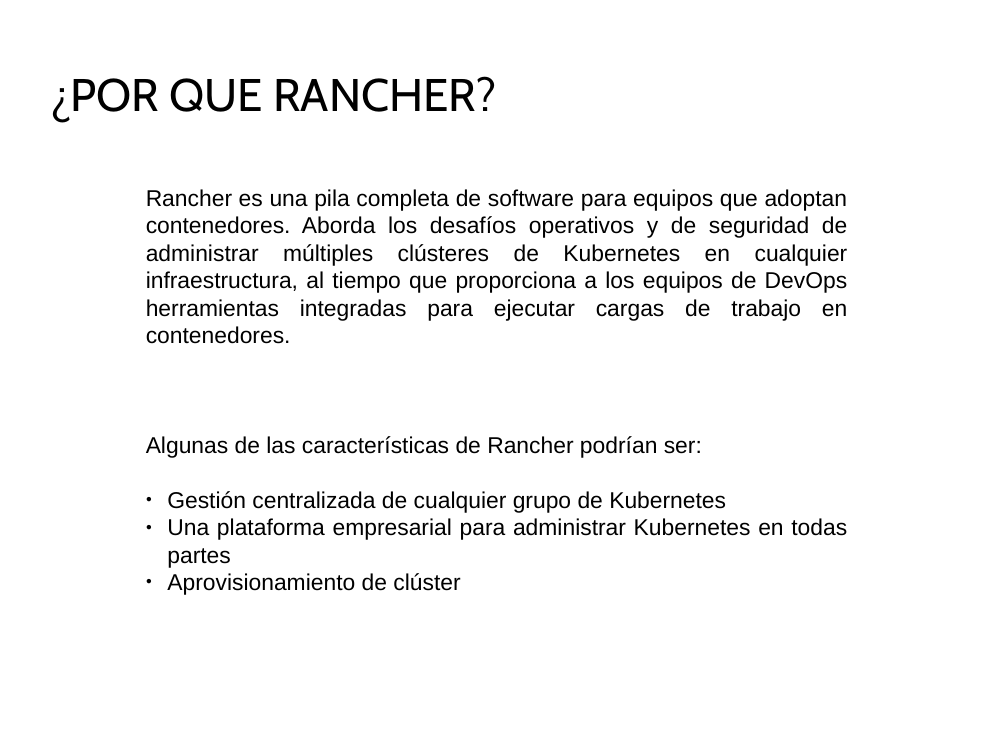
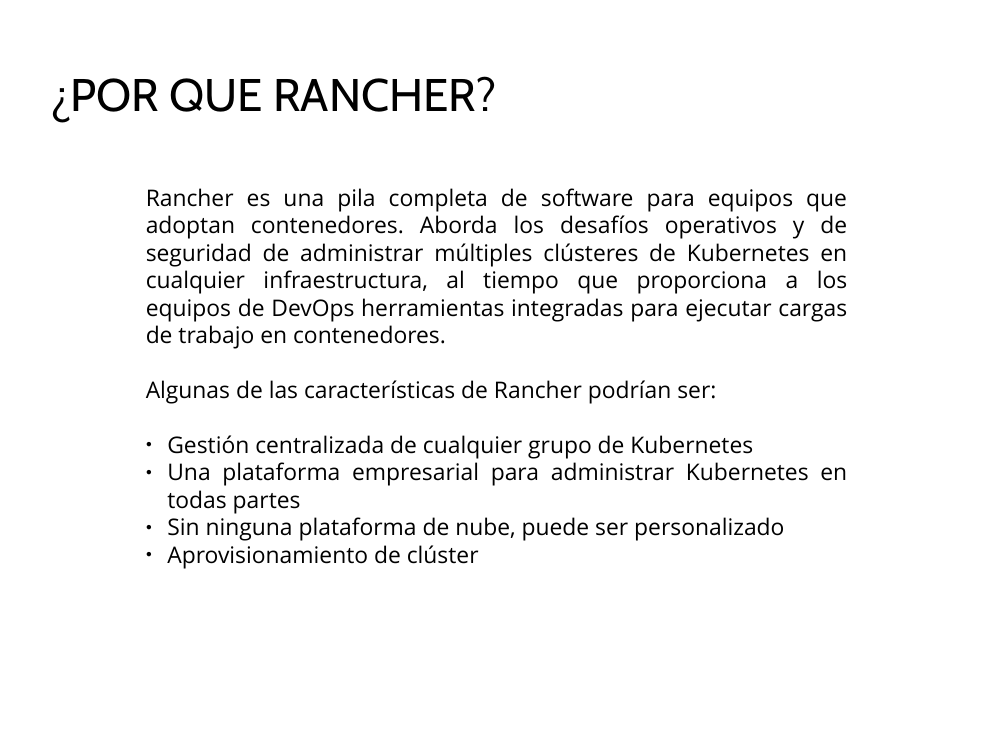
Before and after one commit to Juanjosegongora/kubernetes, a slide deck: slide 15 of proyecto_kubernetes.odp (slide 14 before the commit). Drawn at 1008x756 pixels with LibreOffice and Linux fonts; fonts in the diff are those of the drawing; background and template pictures are left out. Boxes give left, top, right and bottom in pixels: in the first picture for what was removed or moved away, otherwise in the second. Text is boxed around its words. In the diff, an @@ line names an element or a change of style, - is before the commit and + after.

```diff
--- a/proyecto_kubernetes.odp
+++ b/proyecto_kubernetes.odp
@@ text at box(146, 188, 847, 569): font Arial to Open Sans @@
@@ text at box(167, 517, 784, 541): paragraph added @@
+● Sin ninguna plataforma de nube, puede ser personalizado
```
Also in this commit, not shown: 7 other slides changed, 2 slides added, 1 slide removed.
